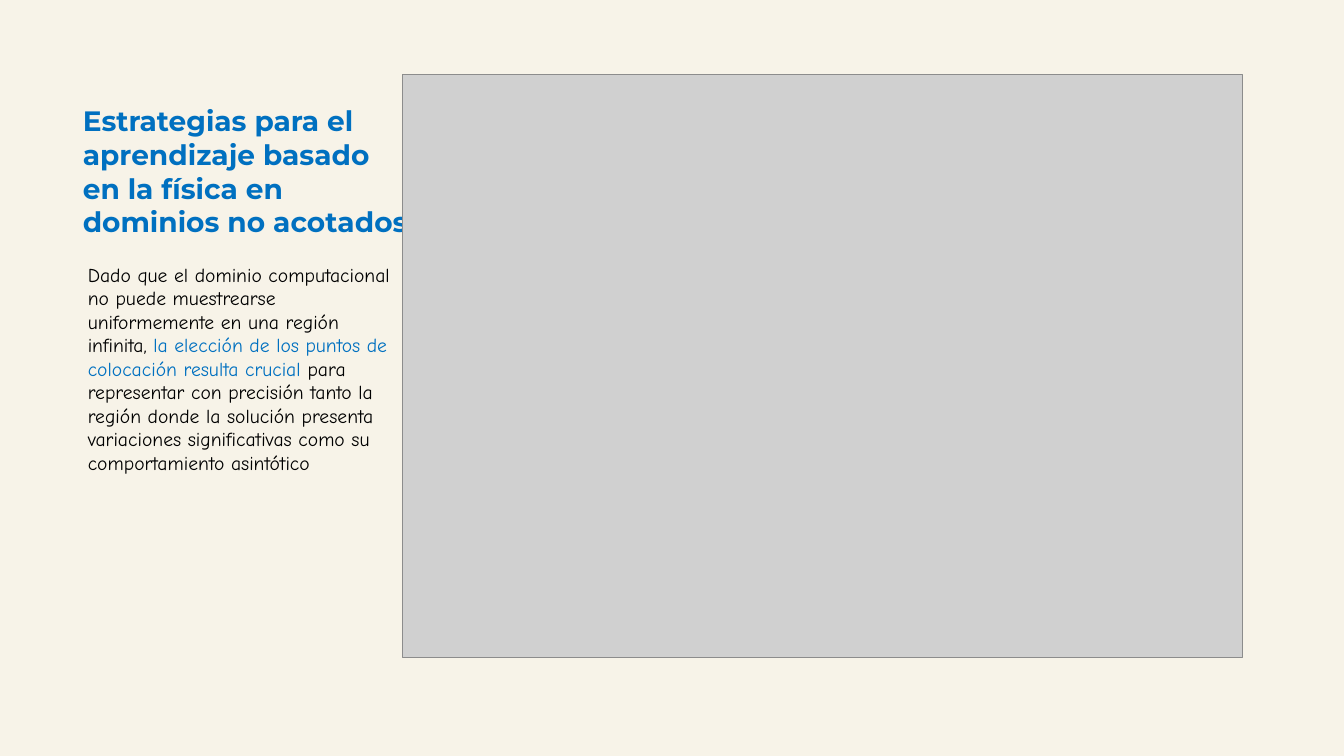
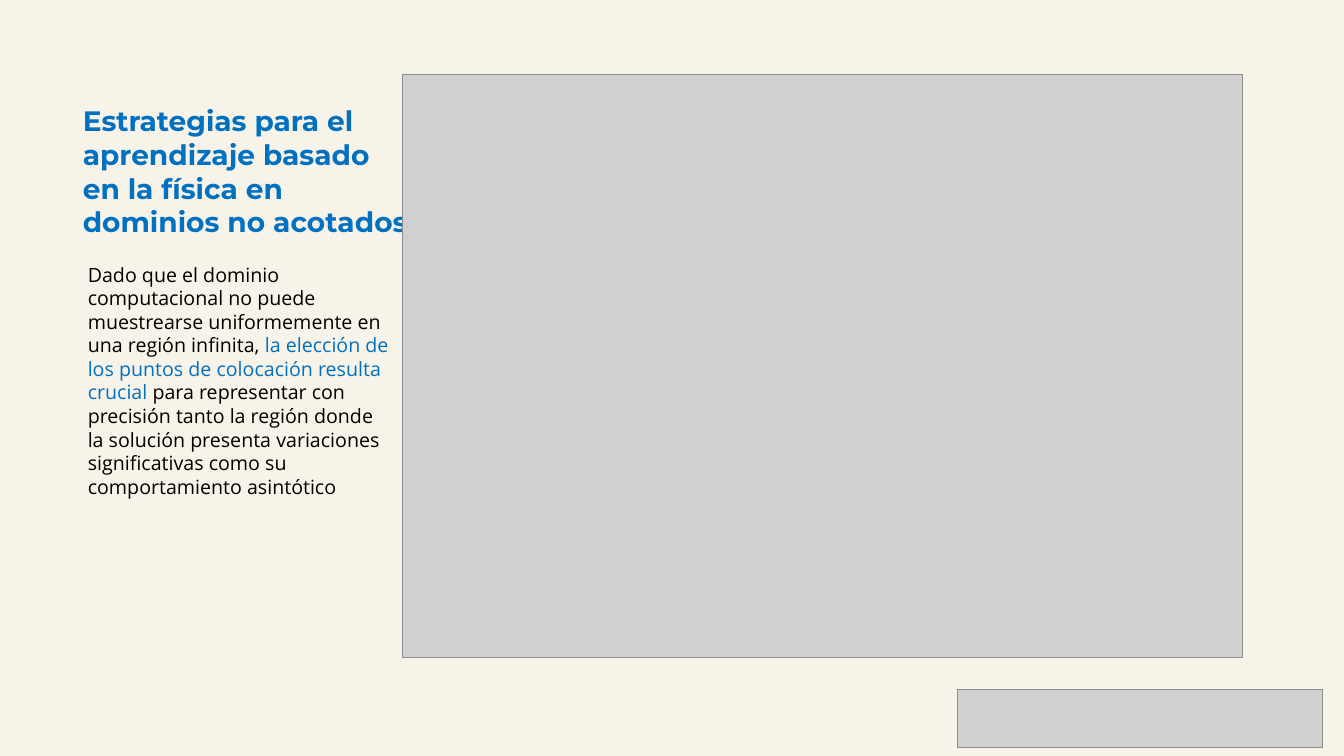
Before and after one commit to oscar-rincon/unbounded-domains, a slide deck: slide 4 of main/slides_es/resumen-trabajo-amci-4-09-2026.pptx. Drawn at 1344x756 pixels with LibreOffice and Linux fonts; fonts in the diff are those of the drawing; grey boxes stand for pictures. Boxes give left, top, right and bottom in pixels: in the first picture for what was removed or moved away, otherwise in the second. Text is boxed around its words. In the diff, an @@ line names an element or a change of style, - is before the commit and + after.

```diff
--- a/main/slides_es/resumen-trabajo-amci-4-09-2026.pptx
+++ b/main/slides_es/resumen-trabajo-amci-4-09-2026.pptx
@@ text "Dado que el dominio computacional ..." at [88, 267, 388, 499]: font Comic Neue to Open Sans @@
@@ picture added at [958, 690, 1323, 747] @@
```
Also in this commit, not shown: 4 other slides changed, 2 other files.
